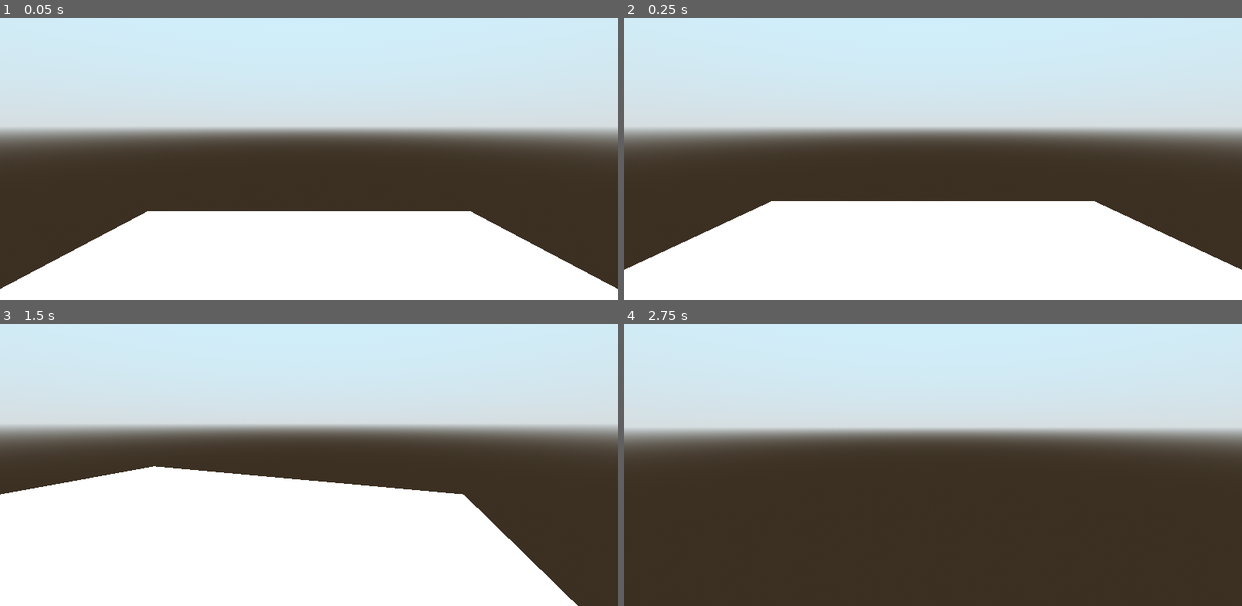
Above: before the commit, frames 1-4 (two rows, left to right).
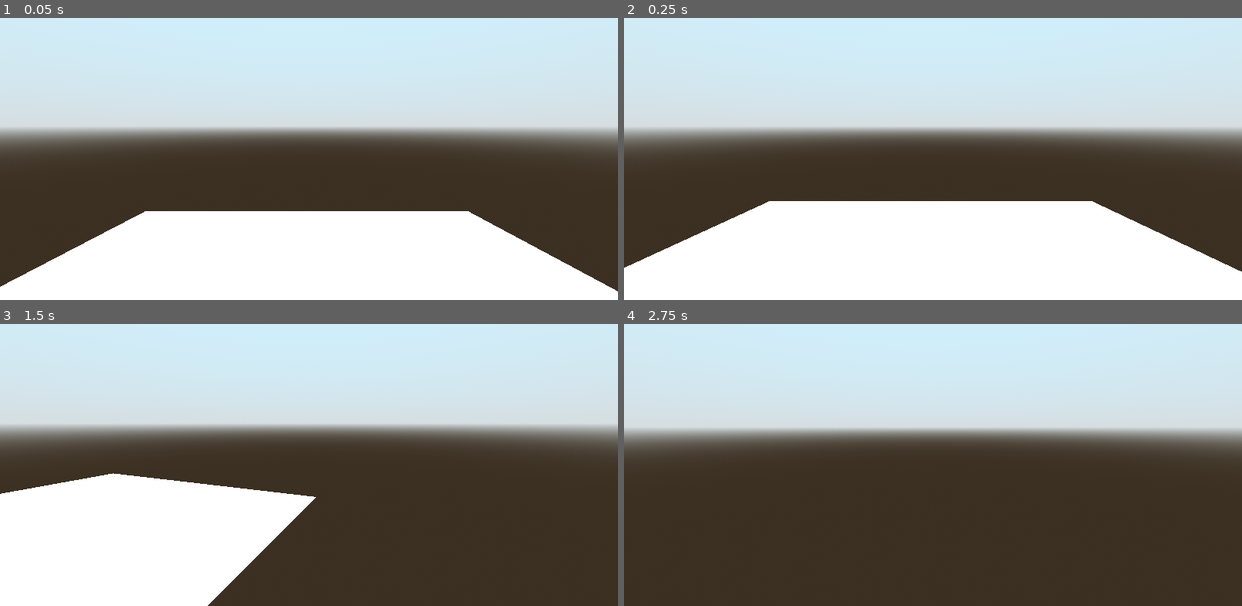
Above: after the commit, the same moments.

Repository: undeadjess/videogame
Game: Godot game, scene res://scenes/testScene.tscn
Two runs of this game, one before a commit and one after it. Both use one fixed random seed, a clock stepped at 60 frames per second and the inputs below.
Inputs (mouse positions are in pixels of both pictures, inside the frame that each line leads up to):
- Up to frame 1 (0.05 s): no input
- Up to frame 2 (0.25 s): no input
- Up to frame 3 (1.5 s): tap Enter (ui_accept) at 0.5, 0.6 s; move the mouse to (444, 414) at 0.52 s; hold D (move_right) 0.53-1.28 s; hold Shift (sprint, bound only after the commit) 0.53-1.28 s; click (444, 414) at 0.67 s; tap Space (jump, bound only after the commit) at 0.77, 1.07 s; move the mouse to (278, 433) at 1.27 s; hold W (move_forward) from 1.28 s (still down); tap Shift (sprint, bound only after the commit) at 1.35 s
- Up to frame 4 (2.75 s): keep holding W (move_forward); tap Space (jump, bound only after the commit) at 1.52, 1.55, 1.82, 2.1 s; move the mouse to (945, 425) at 2.02 s; tap Enter (ui_accept) at 2.3 s

The runs differ from the first frame. In frame 1, 0.3% of the frame differs, in the area x 0-100%, y 68-97%; in frame 2, 0.3%; in frame 3, 19%, in the area x 0-94%, y 50-100%; in frame 4, nothing differs.

Commit message:
Add sprinting, view bobbing, and inertia.

Diff:
--- a/src/assets/objects/characters/Player.gd
+++ b/src/assets/objects/characters/Player.gd
@@ -1,8 +1,14 @@
 extends CharacterBody3D
 
+var speed
+const WALK_SPEED = 5.0
+const SPRINT_SPEED = 8.0
+const JUMP_VELOCITY = 4.5
 
-const SPEED = 5.0
-const JUMP_VELOCITY = 4.5
+#view bobbing
+const BOB_FREQ = 2.0
+const BOB_AMP = 0.07
+var t_bob = 0.0
 
 # Get the gravity from the project settings to be synced with RigidBody nodes.
 var gravity = ProjectSettings.get_setting("physics/3d/default_gravity")
@@ -27,18 +33,37 @@
 		velocity.y -= gravity * delta
 
 	# Handle jump.
-	if Input.is_action_just_pressed("ui_accept") and is_on_floor():
+	if Input.is_action_just_pressed("jump") and is_on_floor():
 		velocity.y = JUMP_VELOCITY
+
+	# Handle sprint.
+	if Input.is_action_pressed("sprint"):
+		speed = SPRINT_SPEED
+	else:
+		speed = WALK_SPEED
 
 	# Get the input direction and handle the movement/deceleration.
 	# As good practice, you should replace UI actions with custom gameplay actions.
 	var input_dir = Input.get_vector("move_left", "move_right", "move_forward", "move_backward")
 	var direction = (neck.transform.basis * Vector3(input_dir.x, 0, input_dir.y)).normalized()
-	if direction:
-		velocity.x = direction.x * SPEED
-		velocity.z = direction.z * SPEED
+	if is_on_floor():
+		if direction:
+			velocity.x = direction.x * speed
+			velocity.z = direction.z * speed
+		else:
+			velocity.x = move_toward(velocity.x, 0, speed)
+			velocity.z = move_toward(velocity.z, 0, speed)
 	else:
-		velocity.x = move_toward(velocity.x, 0, SPEED)
-		velocity.z = move_toward(velocity.z, 0, SPEED)
+		velocity.x = lerp(velocity.x, direction.x * speed, delta * 2.0)
+		velocity.z = lerp(velocity.z, direction.z * speed, delta * 2.0)
+
+	t_bob += delta * velocity.length() * float(is_on_floor())
+	camera.transform.origin = _headbob(t_bob)
 
 	move_and_slide()
+
+func _headbob(time):
+	var pos = Vector3.ZERO
+	pos.y = sin(time * BOB_FREQ) * BOB_AMP
+	pos.x = cos(time * BOB_FREQ / 2) * BOB_AMP
+	return pos
--- a/src/project.godot
+++ b/src/project.godot
@@ -42,6 +42,16 @@
 "events": [Object(InputEventKey,"resource_local_to_scene":false,"resource_name":"","device":-1,"window_id":0,"alt_pressed":false,"shift_pressed":false,"ctrl_pressed":false,"meta_pressed":false,"pressed":false,"keycode":0,"physical_keycode":68,"key_label":0,"unicode":100,"echo":false,"script":null)
 ]
 }
+sprint={
+"deadzone": 0.5,
+"events": [Object(InputEventKey,"resource_local_to_scene":false,"resource_name":"","device":-1,"window_id":0,"alt_pressed":false,"shift_pressed":false,"ctrl_pressed":false,"meta_pressed":false,"pressed":false,"keycode":0,"physical_keycode":4194325,"key_label":0,"unicode":0,"echo":false,"script":null)
+]
+}
+jump={
+"deadzone": 0.5,
+"events": [Object(InputEventKey,"resource_local_to_scene":false,"resource_name":"","device":-1,"window_id":0,"alt_pressed":false,"shift_pressed":false,"ctrl_pressed":false,"meta_pressed":false,"pressed":false,"keycode":0,"physical_keycode":32,"key_label":0,"unicode":32,"echo":false,"script":null)
+]
+}
 
 [rendering]
 
